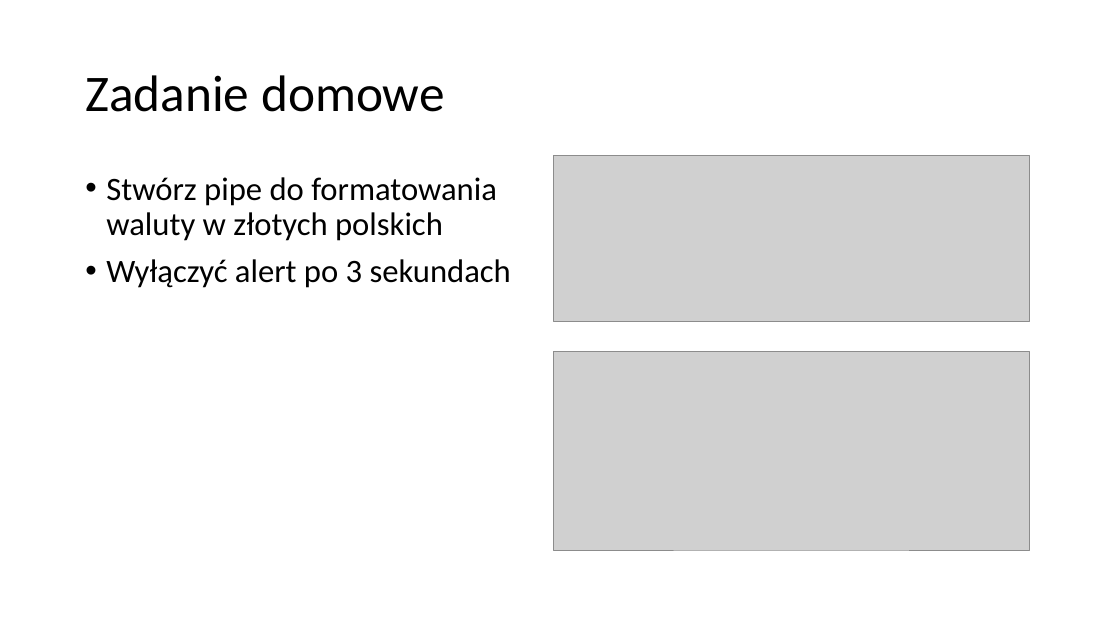
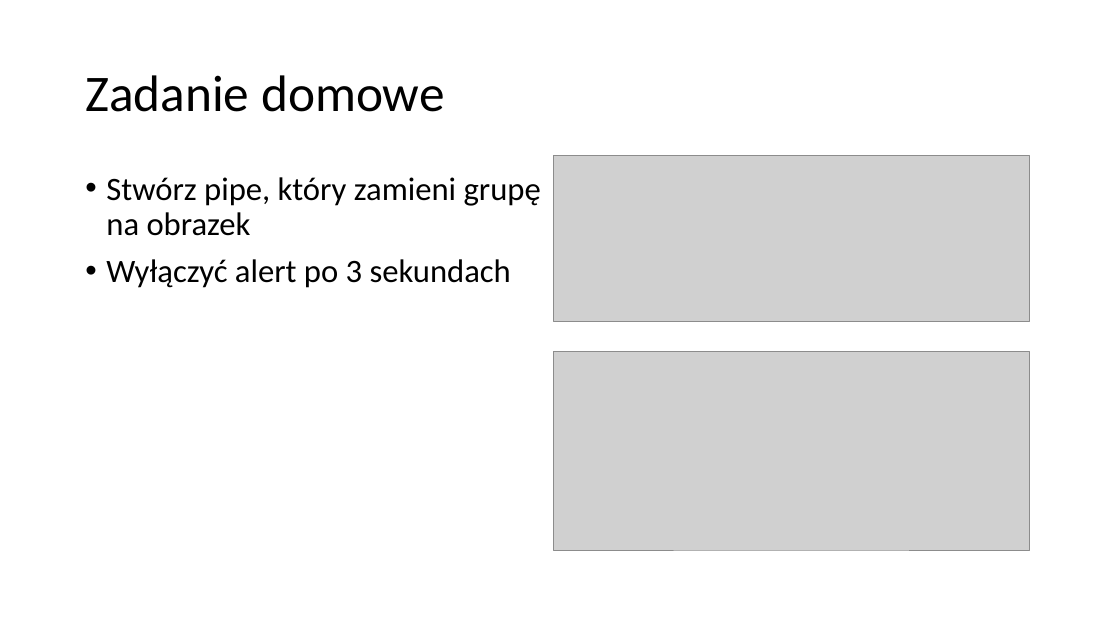
Before and after one commit to VadimPeczynski/Angular-Workshop, a slide deck: slide 34 of 2/presentation/Angular 2.pptx (slide 33 before the commit). Drawn at 1120x630 pixels with LibreOffice and Linux fonts; fonts in the diff are those of the drawing; grey boxes stand for pictures. Boxes give left, top, right and bottom in pixels: in the first picture for what was removed or moved away, otherwise in the second. Text is boxed around its words. In the diff, an @@ line names an element or a change of style, - is before the commit and + after.

```diff
--- a/2/presentation/Angular 2.pptx
+++ b/2/presentation/Angular 2.pptx
@@ text at [106,177,541,236]: text changed @@
-• Stwórz pipe do formatowania waluty w złotych polskich
+• Stwórz pipe, który zamieni grupę na obrazek
```
Also in this commit, not shown: 10 other slides changed, 1 slide added.
